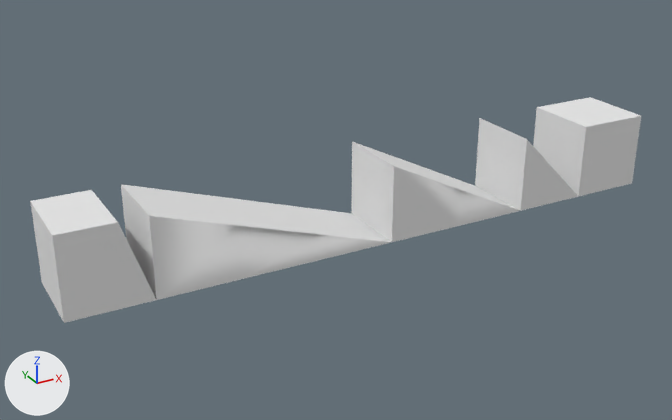
Before and after pictures for a commit that changed the OBJ model Graduation_Game/Assets/Prefabs/Level Block Assets.obj.
Camera for both pictures: a 50 mm lens placed at (-18.15, -18.43, 8.91), pointed at (-7.87, 0.26, -0.43). Arrows for +X, +Y and +Z are at lower left; the lights stay in place. Where no turn or scale is listed for an object, it has been applied to the vertices. Vertices at the same position are counted once.

Objects in the first picture: 'Level Block Assets'.
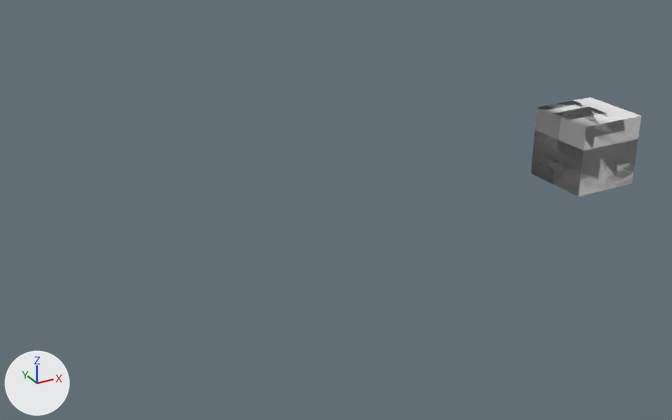
Pixel boxes [x1, y1, x2, y2] of what changed, in the pictures (672 x 420 px; the box of a moved part takes in the faces that stretch with it):
'Level Block Assets', reshaped (82% narrower, 56% shorter)
    before: [30, 97, 641, 323]
    after: [531, 97, 641, 197]
part 1 of me_level_block_assets, moved or reshaped
    before: [30, 118, 578, 323]
    after: [531, 101, 638, 197]

What the commit changed:
me_level_block_assets is used by ob_level_block_assets; location (0.0, 0.0, 0.0).
me_level_block_assets had 38 vertices, 42 faces and spanned x -15.0..1.0, y -1.0..1.0, z -1.0..1.0.
me_level_block_assets now has 22 vertices, 34 faces and spans x -1.0..1.0, y -1.0..1.0, z -1.0..1.0.
Part 1, on me_level_block_assets:
28 vertices are removed from x -15.0..-3.0, y -1.0..1.0, z -1.0..1.0.
36 faces are deleted.
2 vertices move from x -3.0, y -1.0..1.0, z 1.0 to x -1.0, y -1.0..1.0, z 0.3.
12 vertices are added at x -1.0..1.0, y -1.0..1.0, z -0.3..1.0.
28 new faces join them.
